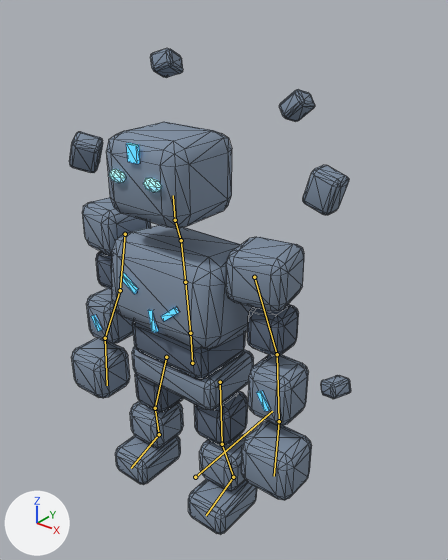
Renders of the glTF model godot/assets/models/runestone.glb from each side of a commit.
Before and after are seen from a camera (50 mm lens) standing at (0.986, -1.091, 1.391) and looking at (0.043, 0.088, 0.66). The lights are fixed; the arrows at lower left show +X, +Y and +Z. The picture after the commit comes second. The bones that bend it are drawn over the model as lines. Mesh edges are drawn as thin lines.

Objects in the first picture: 'CH_Runestone'.
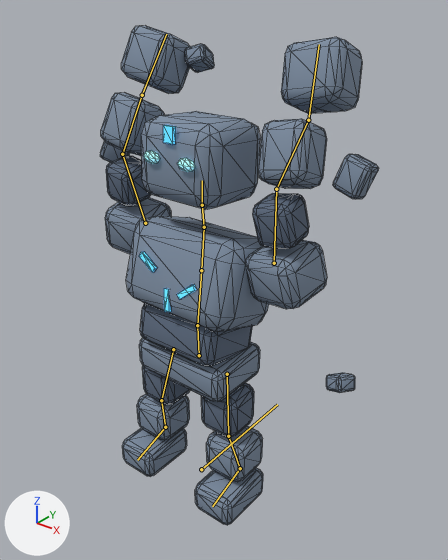
The newer file adds an action. The first version stands in its rest pose; the second is drawn at frame 8 of the action 'cast'.

What differs and where, as boxes [x1, y1, x2, y2] in the pictures (448 x 560 px):
'CH_Runestone', posed: before [69, 48, 351, 534]; after [100, 26, 379, 525]
bone 'DEF-root', root to tip: before (195, 477) to (272, 411); after (201, 469) to (277, 404)
bone 'DEF-spine', root to tip: before (190, 333) to (185, 282); after (197, 325) to (201, 270)
bone 'DEF-head', root to tip: before (175, 220) to (173, 195); after (202, 205) to (202, 180)
bone 'DEF-upper_arm.L', root to tip: before (254, 277) to (277, 354); after (274, 263) to (276, 189)
bone 'DEF-forearm.L', root to tip: before (277, 354) to (279, 421); after (276, 189) to (308, 120)
bone 'DEF-upper_arm.R', root to tip: before (125, 234) to (120, 290); after (145, 223) to (122, 154)
bone 'DEF-forearm.R', root to tip: before (120, 290) to (105, 338); after (122, 154) to (142, 95)

What the commit changed:
Bone 'DEF-root' (bone_def_root) moves from (0.0, 0.0, 0.0) to (0.0, 0.03, 0.01).
Bone 'DEF-spine' (bone_def_spine) turns from (0, 0, 0) to (-12, 0, 0) degrees about its own x, y and z.
Bone 'DEF-head' (bone_def_head) turns from (0, 0, 0) to (8, 0, 0) degrees about its own x, y and z.
Bone 'DEF-upper_arm.L' (bone_def_upper_arm_l) turns from (0, 0, 0) to (-165, -35, 20) degrees about its own x, y and z.
Bone 'DEF-forearm.L' (bone_def_forearm_l) turns from (0, 0, 0) to (-27, -9, -7) degrees about its own x, y and z.
Bone 'DEF-upper_arm.R' (bone_def_upper_arm_r) turns from (0, 0, 0) to (-165, 35, -20) degrees about its own x, y and z.
Bone 'DEF-forearm.R' (bone_def_forearm_r) turns from (0, 0, 0) to (-27, 9, 7) degrees about its own x, y and z.
